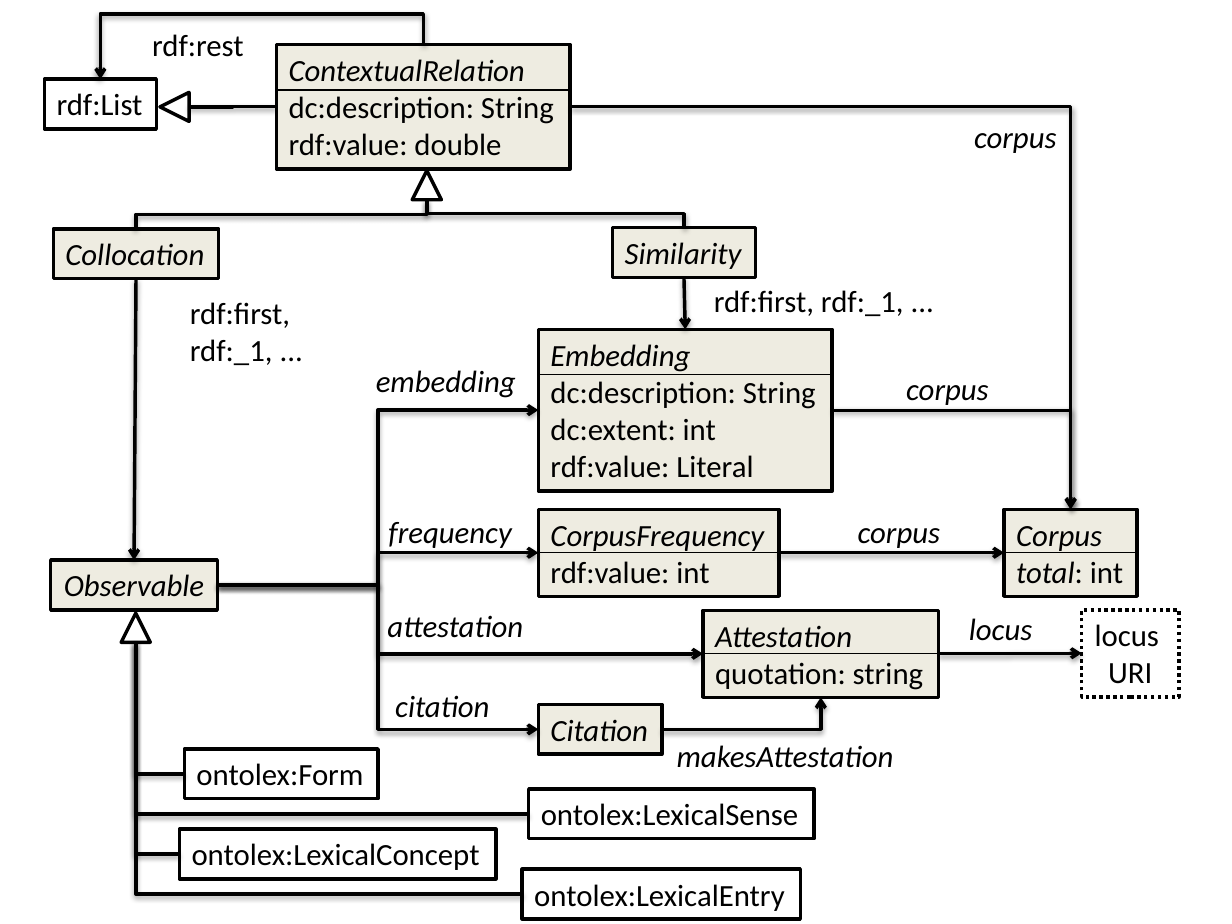
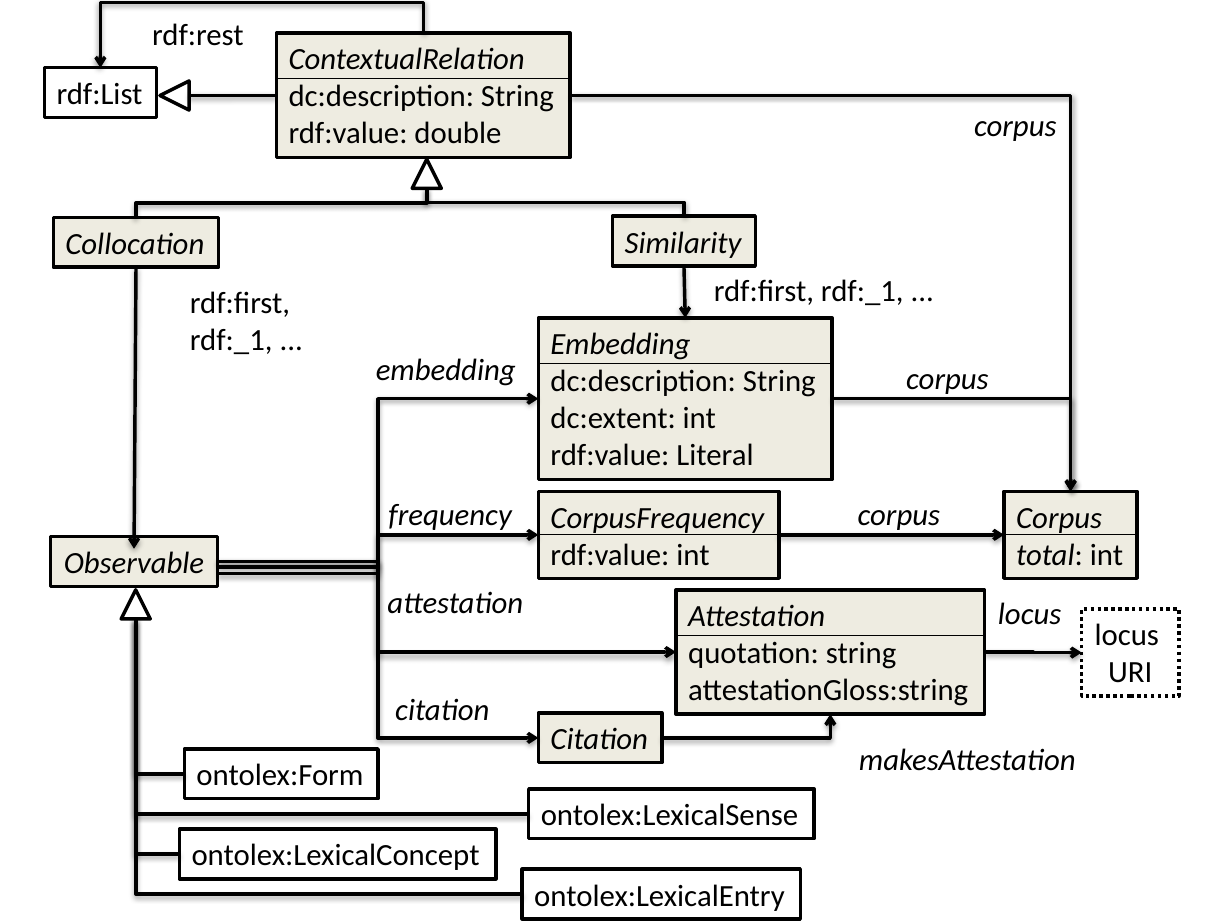
Before and after one commit to ontolex/frequency-attestation-corpus-information, a slide deck: slide 2 of img/source.pptx. Drawn at 1232x924 pixels with LibreOffice and Linux fonts; fonts in the diff are those of the drawing. Boxes give left, top, right and bottom in pixels: in the first picture for what was removed or moved away, otherwise in the second. Text is boxed around its words. In the diff, an @@ line names an element or a change of style, - is before the commit and + after.

Commit message:
added attestationGloss (tbc whether redundant with quotation)

```diff
--- a/img/source.pptx
+++ b/img/source.pptx
@@ 6 texts, 5 rectangles, 3 elbow lines, 2 lines, 2 elbow arrows, 2 triangles, 2 arrows: place and size @@
-6 texts, 5 rectangles, 3 elbow lines, 2 lines, 2 elbow arrows, 2 triangles, 2 arrows at box(44, 14, 1056, 585)
+6 texts, 5 rectangles, 3 elbow lines, 2 lines, 2 elbow arrows, 2 triangles, 2 arrows at box(44, 2, 1056, 574)
@@ elbow arrow moved from (570, 107) - (1071, 509) to (570, 95) - (1071, 492) @@
@@ elbow arrow moved from (833, 410) - (1071, 509) to (833, 399) - (1071, 492) @@
@@ 2 rectangles, 2 texts: place and size @@
-2 rectangles, 2 texts at box(388, 509, 1137, 596)
+2 rectangles, 2 texts at box(388, 492, 1137, 579)
@@ 2 lines, 1 arrow, 1 elbow arrow: place and size @@
-2 lines, 1 arrow, 1 elbow arrow at box(217, 553, 1137, 585)
+2 lines, 1 arrow, 1 elbow arrow at box(217, 535, 1137, 567)
@@ elbow arrow moved from (217, 585) - (538, 729) to (217, 562) - (538, 738) @@
@@ elbow arrow moved from (217, 585) - (703, 654) to (217, 562) - (676, 652) @@
@@ 1 rectangle, 1 text, 1 triangle: place and size @@
-1 rectangle, 1 text, 1 triangle at box(51, 561, 523, 643)
+1 rectangle, 1 text, 1 triangle at box(51, 537, 523, 620)
@@ rectangle "Attestation": place and size @@
-rectangle "Attestation" at box(703, 610, 939, 697)
+rectangle "Attestation" at box(676, 590, 986, 715)
@@ text "locus": place and size @@
-text "locus" at box(969, 618, 1032, 641)
+text "locus" at box(998, 602, 1061, 625)
@@ elbow line moved from (136, 642) - (522, 894) to (136, 618) - (522, 894) @@
@@ elbow line moved from (136, 642) - (529, 814) to (136, 618) - (529, 814) @@
@@ elbow line moved from (136, 642) - (180, 854) to (136, 618) - (180, 854) @@
@@ elbow line moved from (136, 642) - (185, 774) to (136, 618) - (185, 774) @@
@@ line moved from (703, 654) - (939, 654) to (676, 636) - (984, 636) @@
@@ elbow arrow moved from (939, 654) - (1082, 653) to (984, 652) - (1082, 653) @@
@@ text in rectangle at box(688, 678, 968, 706): paragraph added @@
+attestationGloss:string
@@ rectangle "Citation": place and size @@
-rectangle "Citation" at box(538, 705, 662, 754)
+rectangle "Citation" at box(538, 713, 662, 763)
@@ elbow arrow moved from (662, 729) - (821, 697) to (662, 738) - (830, 715) @@
@@ text "makesAttestation": place and size @@
-text "makesAttestation" at box(677, 745, 894, 768)
+text "makesAttestation" at box(859, 748, 1076, 771)
```
Also in this commit, not shown: 2 other slides changed.
